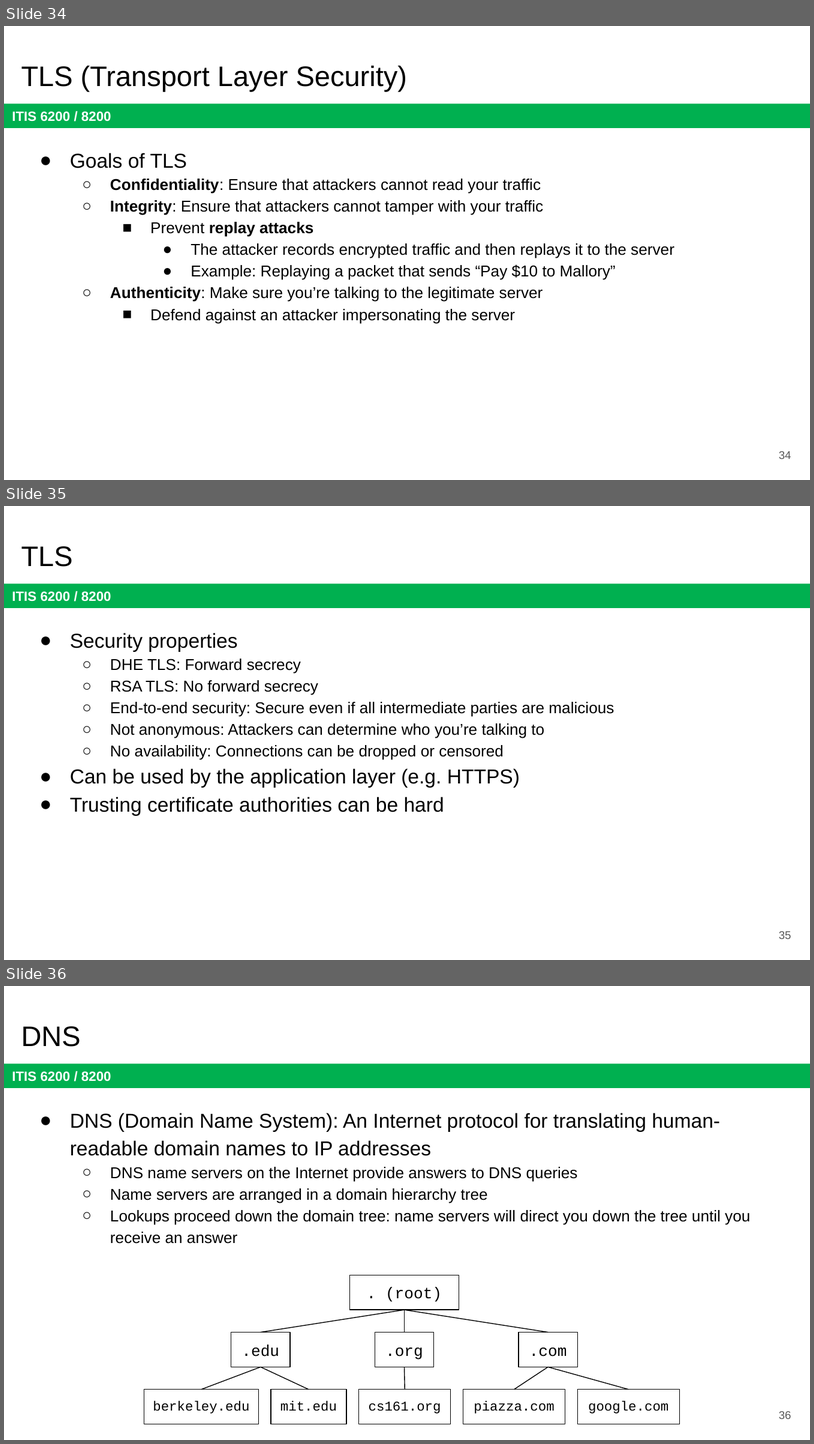
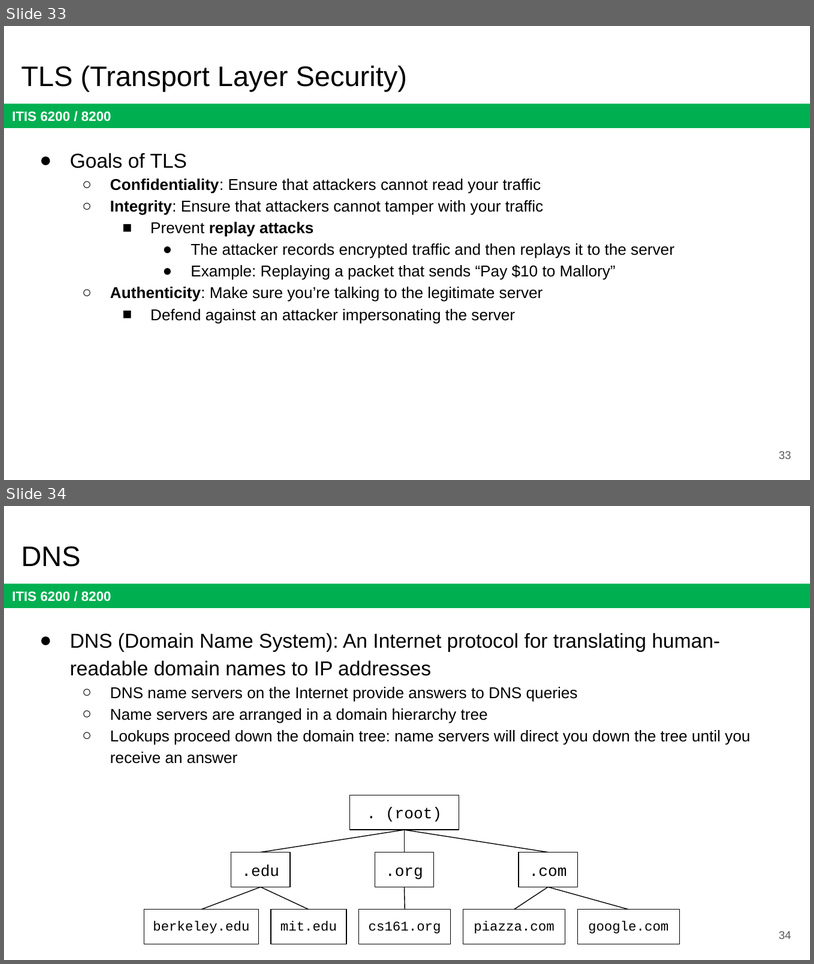
Before and after one commit to jx5c/github.io, a slide deck: teaching/ITIS6200/2023fa/lectures/lec15.ARP.pptx. Shown one above the other, each under a label of ours: slides 34, 35 and 36 before the commit, slides 33 and 34 after it. The pictures are 814x1444 and 814x964 pixels, drawn with LibreOffice and Linux fonts; fonts in the diff are those of the drawing. Boxes give left, top, right and bottom in pixels: in the first picture for what was removed or moved away, otherwise in the second. Text is boxed around its words. In the diff, an @@ line names an element or a change of style, - is before the commit and + after.

```diff
--- a/teaching/ITIS6200/2023fa/lectures/lec15.ARP.pptx
+++ b/teaching/ITIS6200/2023fa/lectures/lec15.ARP.pptx
@@ slide 35 removed at box(4, 506, 810, 960), background #FFFFFF; not listed: 1 template element that a slide beside it also shows @@
@@ title removed at box(21, 546, 73, 567) @@
-TLS
@@ text removed at box(70, 633, 614, 815) @@
-● Security properties
-  ○ DHE TLS: Forward secrecy
-  ○ RSA TLS: No forward secrecy
-  ○ End-to-end security: Secure even if all intermediate parties are malicious
-  ○ Not anonymous: Attackers can determine who you’re talking to
-  ○ No availability: Connections can be dropped or censored
-● Can be used by the application layer (e.g. HTTPS)
-● Trusting certificate authorities can be hard
@@ page number removed at box(779, 931, 792, 939) @@
-35
@@ what was slide 34 is now slide 33 @@
@@ page number at box(779, 451, 792, 459): text changed @@
-34
+33
@@ what was slide 36 is now slide 34 @@
@@ page number at box(779, 931, 792, 939): text changed @@
-36
+34
```
Also in this commit, not shown: 9 slides changed, 3 other slides removed, 1 other file.
